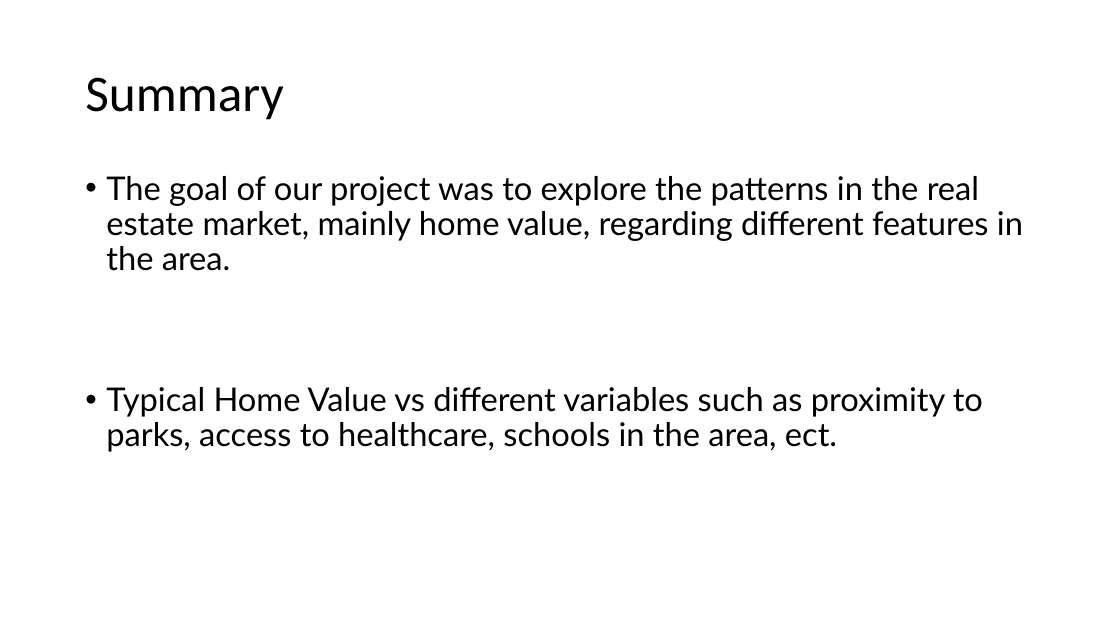
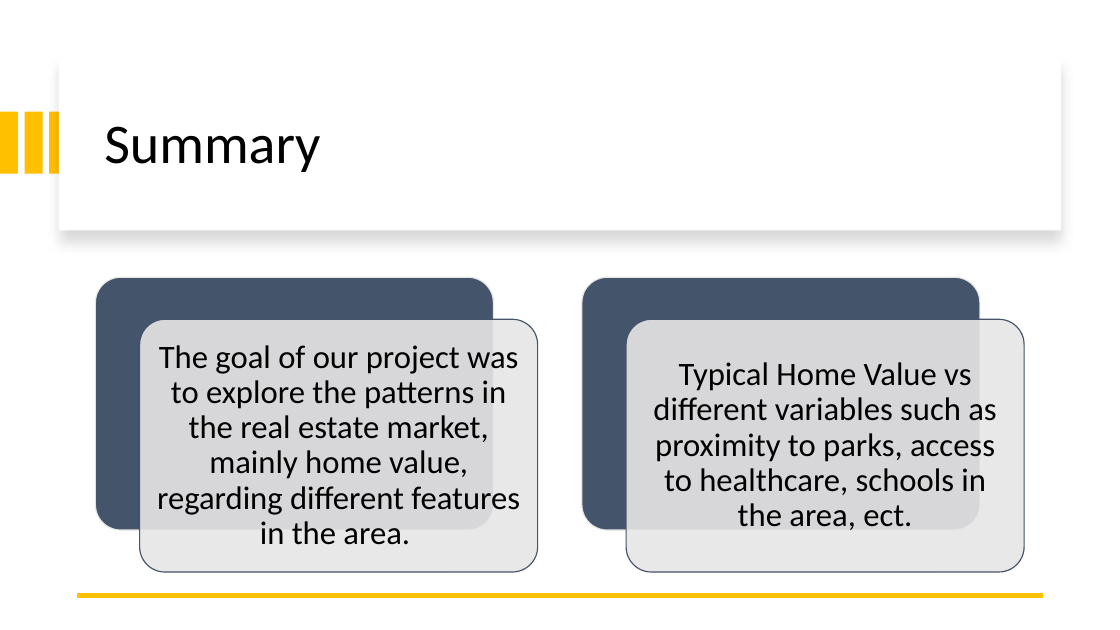
Before and after one commit to StanJohn04/Colorado_Real_Estate, a slide deck: slide 2 of Slide_Deck.pptx. Drawn at 1120x630 pixels with LibreOffice and Linux fonts; fonts in the diff are those of the drawing. Boxes give left, top, right and bottom in pixels: in the first picture for what was removed or moved away, otherwise in the second. Text is boxed around its words. In the diff, an @@ line names an element or a change of style, - is before the commit and + after.

Commit message:
More slide deck changes

```diff
--- a/Slide_Deck.pptx
+++ b/Slide_Deck.pptx
@@ rectangle added at bbox=[59, 56, 1061, 230], fill #FFFFFF @@
@@ title "Summary": place and size @@
-title "Summary" at bbox=[85, 77, 283, 120]
+title "Summary" at bbox=[104, 126, 320, 172]
@@ title "Summary" at bbox=[104, 126, 320, 172]: size 44 to 48 pt @@
@@ rectangle added at bbox=[0, 112, 18, 174], fill #FFC000 @@
@@ rectangle added at bbox=[24, 112, 42, 174], fill #FFC000 @@
@@ rectangle added at bbox=[50, 112, 67, 174], fill #FFC000 @@
@@ text removed at bbox=[106, 176, 1023, 452] @@
-• The goal of our project was to explore the patterns in the real estate market, mainly home value, regarding different features in the area.
-• Typical Home Value vs different variables such as proximity to parks, access to healthcare, schools in the area, ect.
@@ group added at bbox=[96, 277, 1024, 572]: 4 rounded rectangles, 2 texts @@
+The goal of our project was to explore the patterns in the real estate market, mainly home value, regarding different features in the area.
+Typical Home Value vs different variables such as proximity to parks, access to healthcare, schools in the area, ect.
@@ line added from (1044, 596) to (77, 596), #FFC000 4.5 pt @@
```
Also in this commit, not shown: 3 other slides changed, 1 slide removed.
